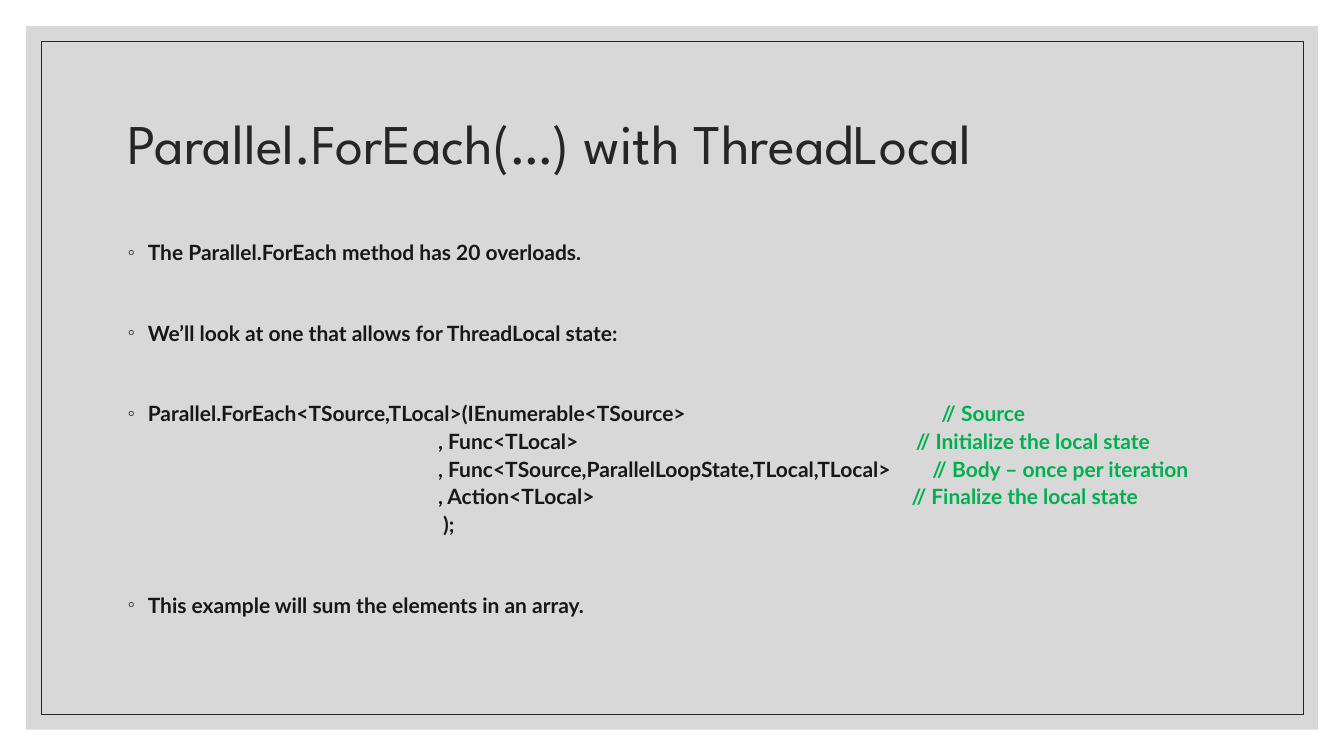
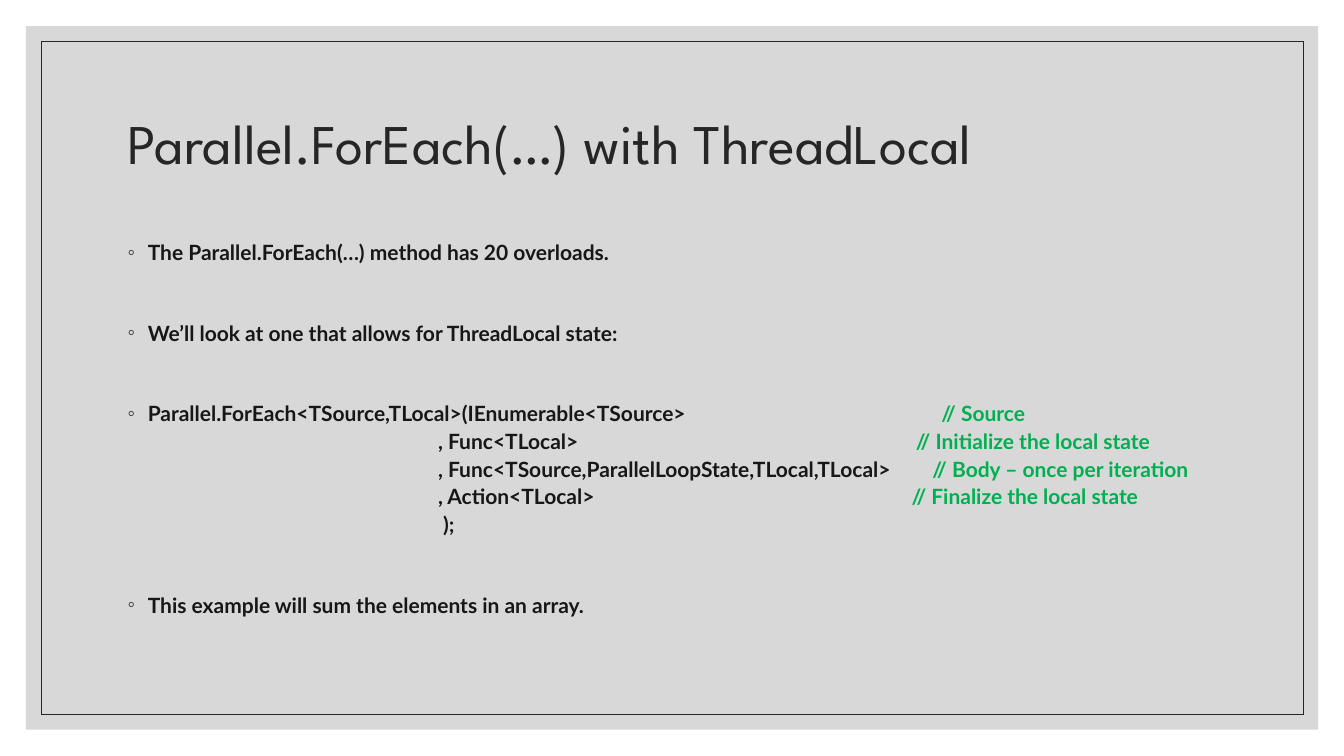
Before and after one commit to belward1/CSC543FinalProject, a slide deck: slide 12 of CSC543FinalProject/CSC 543 - Spring 2021 - Final Project - Bob Elward.pptx. Drawn at 1344x756 pixels with LibreOffice and Linux fonts; fonts in the diff are those of the drawing. Boxes give left, top, right and bottom in pixels: in the first picture for what was removed or moved away, otherwise in the second. Text is boxed around its words. In the diff, an @@ line names an element or a change of style, - is before the commit and + after.

```diff
--- a/CSC543FinalProject/CSC 543 - Spring 2021 - Final Project - Bob Elward.pptx
+++ b/CSC543FinalProject/CSC 543 - Spring 2021 - Final Project - Bob Elward.pptx
@@ text at [148,243,608,263]: text changed @@
-◦ The Parallel.ForEach method has 20 overloads.
+◦ The Parallel.ForEach(…) method has 20 overloads.
```
Also in this commit, not shown: 7 other slides changed, 5 other files.
